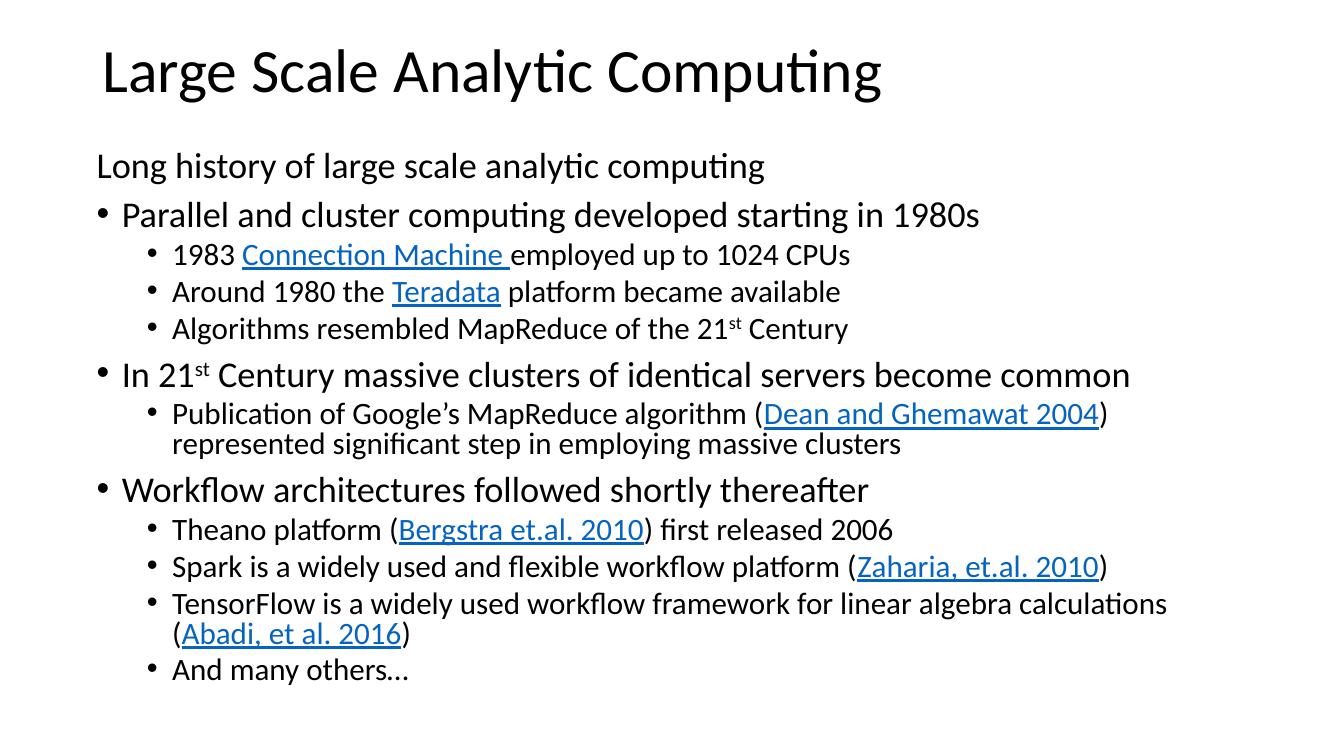
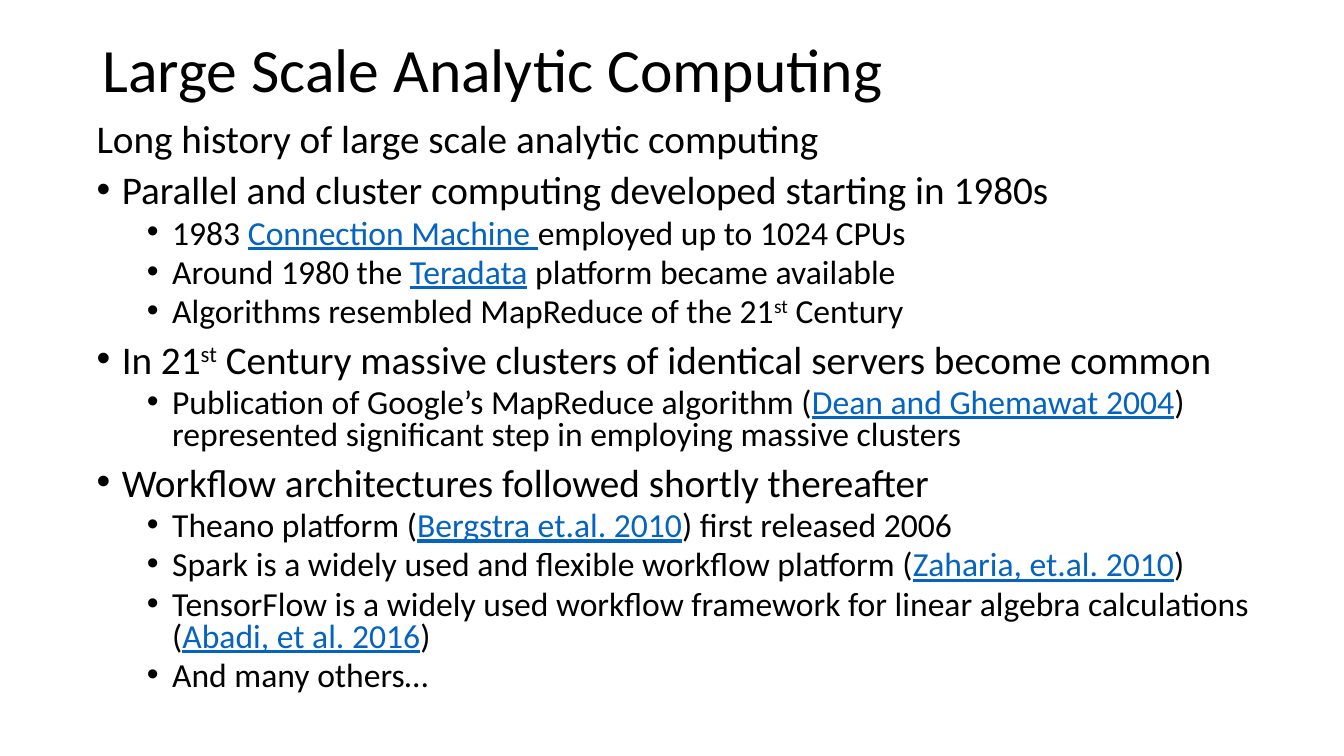
Before and after one commit to StephenElston/CSCI-E-108, a slide deck: slide 12 of slides/2_BigDataComputing.pptx. Drawn at 1344x756 pixels with LibreOffice and Linux fonts; fonts in the diff are those of the drawing. Boxes give left, top, right and bottom in pixels: in the first picture for what was removed or moved away, otherwise in the second. Text is boxed around its words. In the diff, an @@ line names an element or a change of style, - is before the commit and + after.

```diff
--- a/slides/2_BigDataComputing.pptx
+++ b/slides/2_BigDataComputing.pptx
@@ text "Long history of large scale ...": place and size @@
-text "Long history of large scale ..." at [97, 152, 1167, 685]
+text "Long history of large scale ..." at [97, 125, 1248, 693]
@@ text "Long history of large scale ..." at [97, 125, 1248, 693]: size 25.9 to 28 pt in "Long history of large scale analytic computing", "Parallel and cluster computing developed starting in ...", "In 21st Century massive clusters of identical ...", "Workflow architectures followed shortly thereafter"; size 22.2 to 24 pt in "1983 Connection Machine employed up to 1024 ...", "Around 1980 the Teradata platform became available", "Algorithms resembled MapReduce of the 21st Century", "Publication of Google’s MapReduce algorithm (Dean and ..." and 4 more places @@
```
Also in this commit, not shown: 4 other slides changed, 1 other file.
